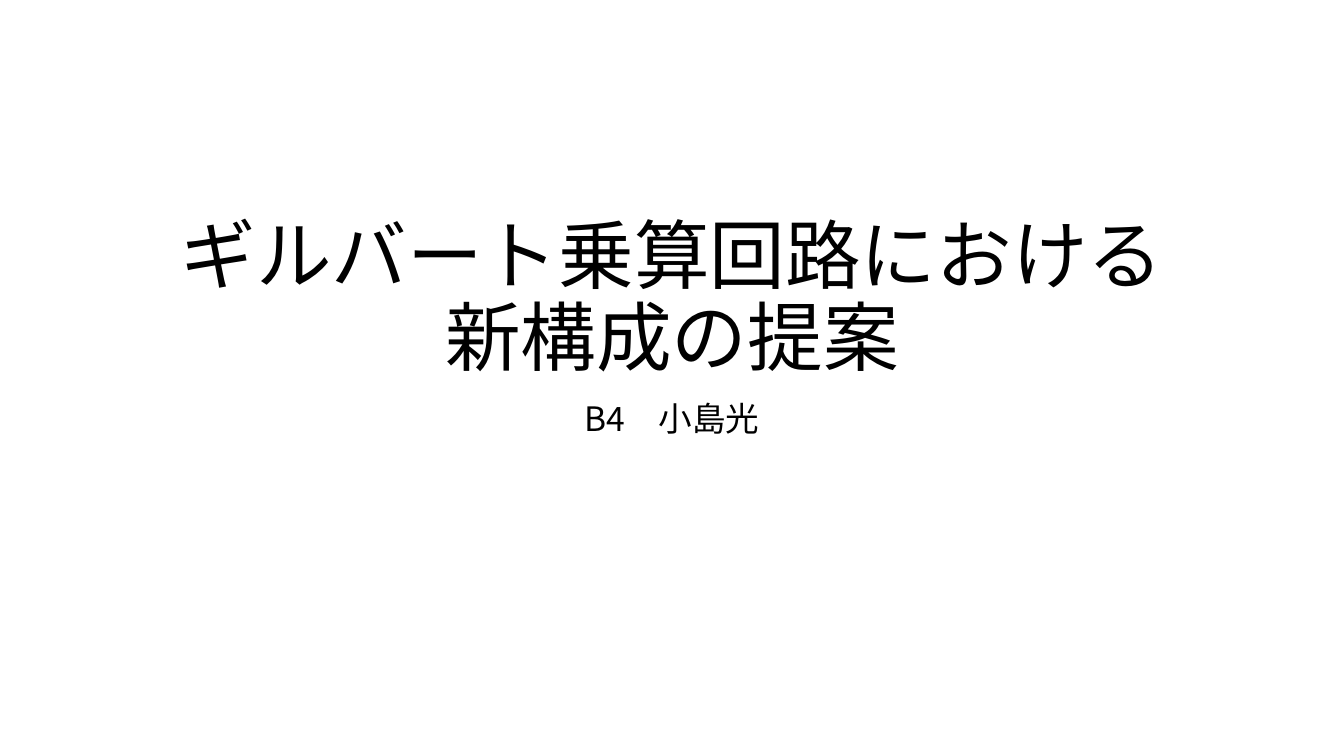
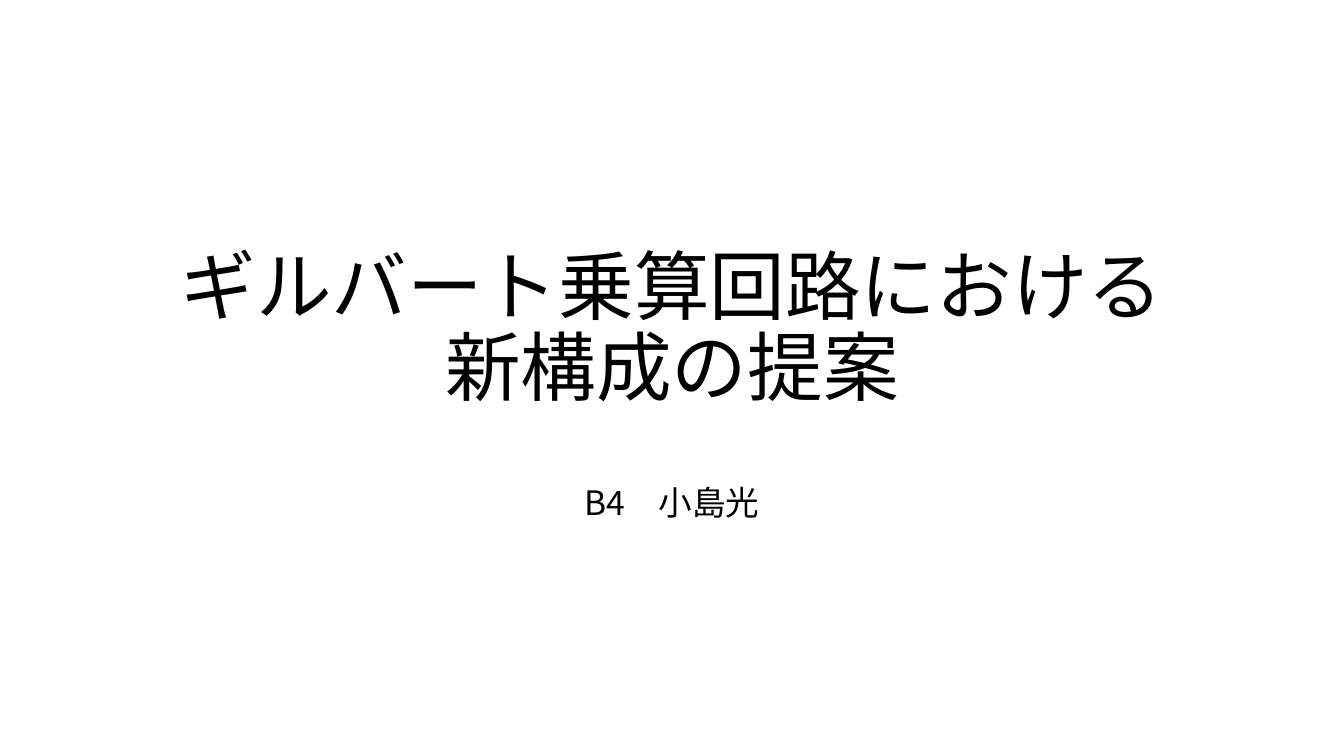
Before and after one commit to kjm-desktop10400/reserch, a slide deck: slide 1 of folded_gilbert/seminar/20231031/NtoNFolded/ギルバート乗算回路新規構成の提案.pptx. Drawn at 1344x756 pixels with LibreOffice and Linux fonts; fonts in the diff are those of the drawing. Boxes give left, top, right and bottom in pixels: in the first picture for what was removed or moved away, otherwise in the second. Text is boxed around its words. In the diff, an @@ line names an element or a change of style, - is before the commit and + after.

```diff
--- a/folded_gilbert/seminar/20231031/NtoNFolded/ギルバート乗算回路新規構成の提案.pptx
+++ b/folded_gilbert/seminar/20231031/NtoNFolded/ギルバート乗算回路新規構成の提案.pptx
@@ title "ギルバート乗算回路における 新構成の提案": place and size @@
-title "ギルバート乗算回路における 新構成の提案" at (181,218,1164,372)
+title "ギルバート乗算回路における 新構成の提案" at (181,249,1164,402)
@@ subtitle "B4 小島光": place and size @@
-subtitle "B4 小島光" at (584,402,760,434)
+subtitle "B4 小島光" at (584,486,760,518)
```
Also in this commit, not shown: 2 other slides changed, 1 slide added, 35 other files.
